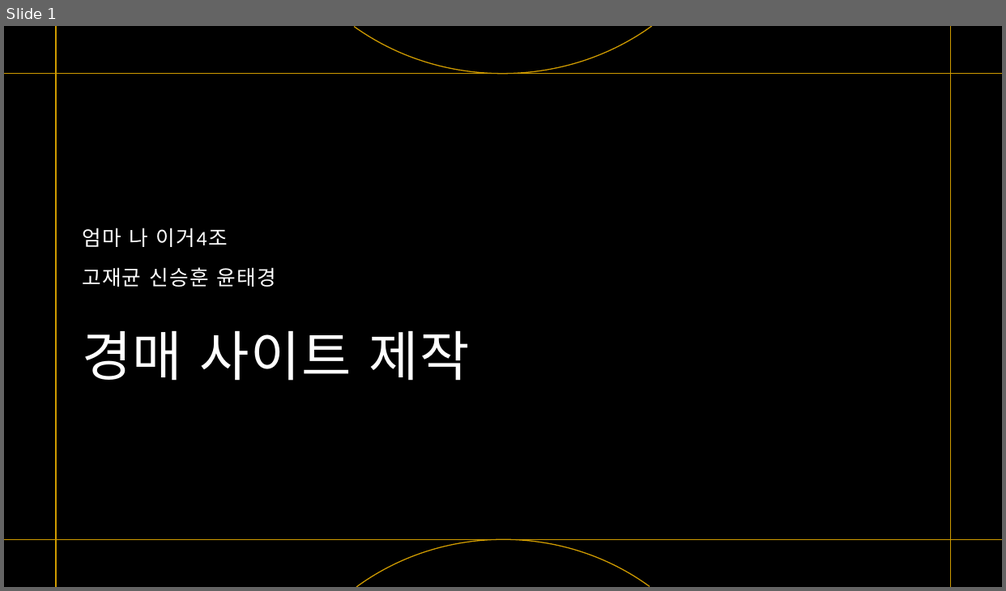
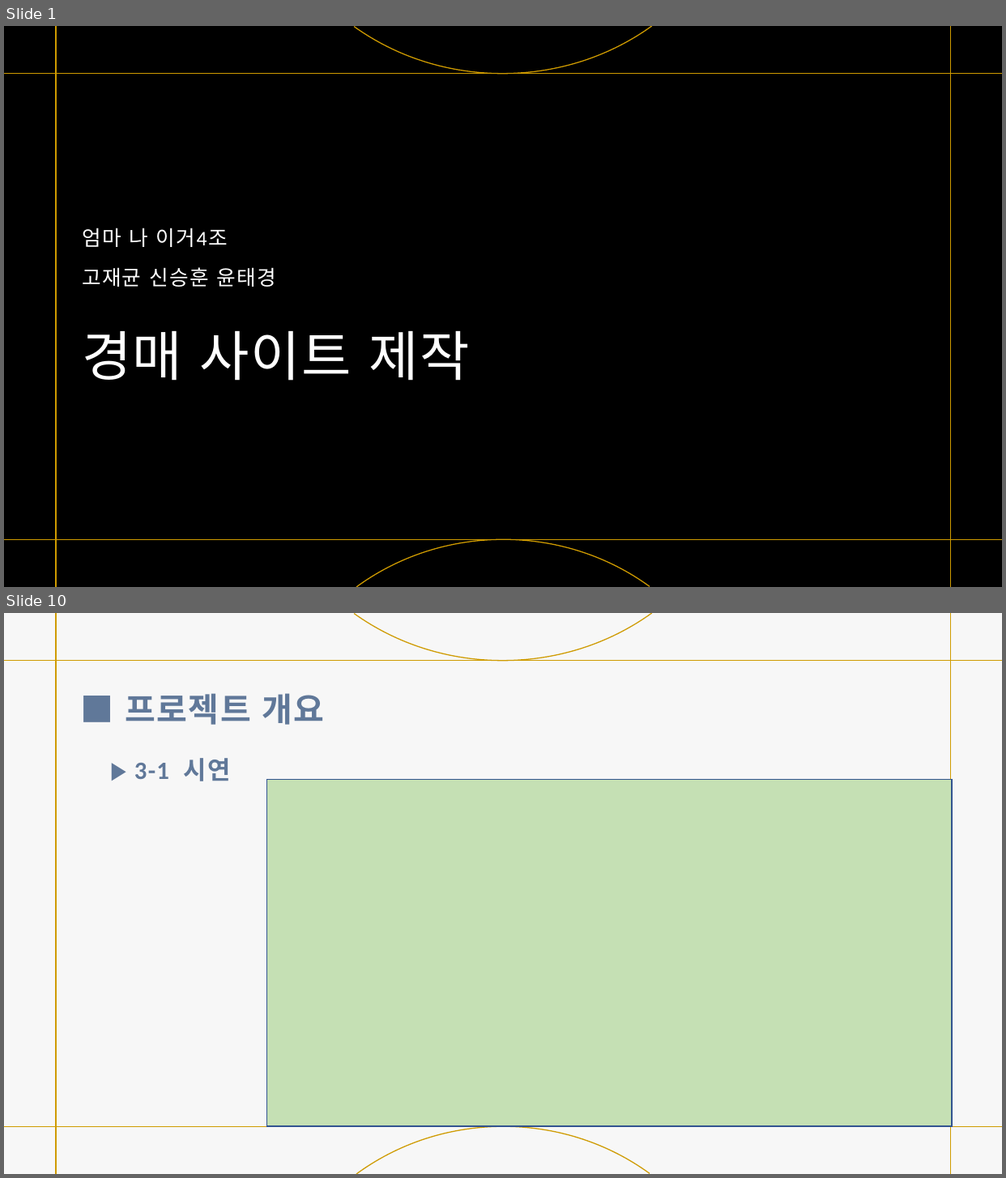
Before and after one commit to JJacking/projectUpdate, a slide deck: 경매 사이트 제작.pptx. Shown one above the other, each under a label of ours: slide 1 before the commit, slides 1 and 10 after it; the slides between them are not shown. The pictures are 1006x591 and 1006x1178 pixels, drawn with LibreOffice and Linux fonts; fonts in the diff are those of the drawing; background and template pictures are left out. Boxes give left, top, right and bottom in pixels: in the first picture for what was removed or moved away, otherwise in the second. Text is boxed around its words. In the diff, an @@ line names an element or a change of style, - is before the commit and + after.

```diff
--- a/경매 사이트 제작.pptx
+++ b/경매 사이트 제작.pptx
@@ slide 10 added at bbox=[4, 613, 1002, 1174], background #FFFFFF; not listed: 2 template elements that a slide beside it also shows @@
@@ rectangle added at bbox=[4, 613, 1002, 1174], fill #F7F7F7 @@
@@ group added at bbox=[4, 613, 1002, 1174]: 4 lines @@
@@ title added at bbox=[126, 693, 325, 725], 32 pt, text #607899, bold @@
+■ 프로젝트 개요
@@ text added at bbox=[134, 758, 231, 781], 24 pt, text #607899, bold @@
+▶ 3-1 시연
@@ rectangle added at bbox=[266, 780, 952, 1127], fill #C5E0B4, outline #325491 1 pt @@
```
Also in this commit, not shown: 10 slides changed, 6 other slides added.
